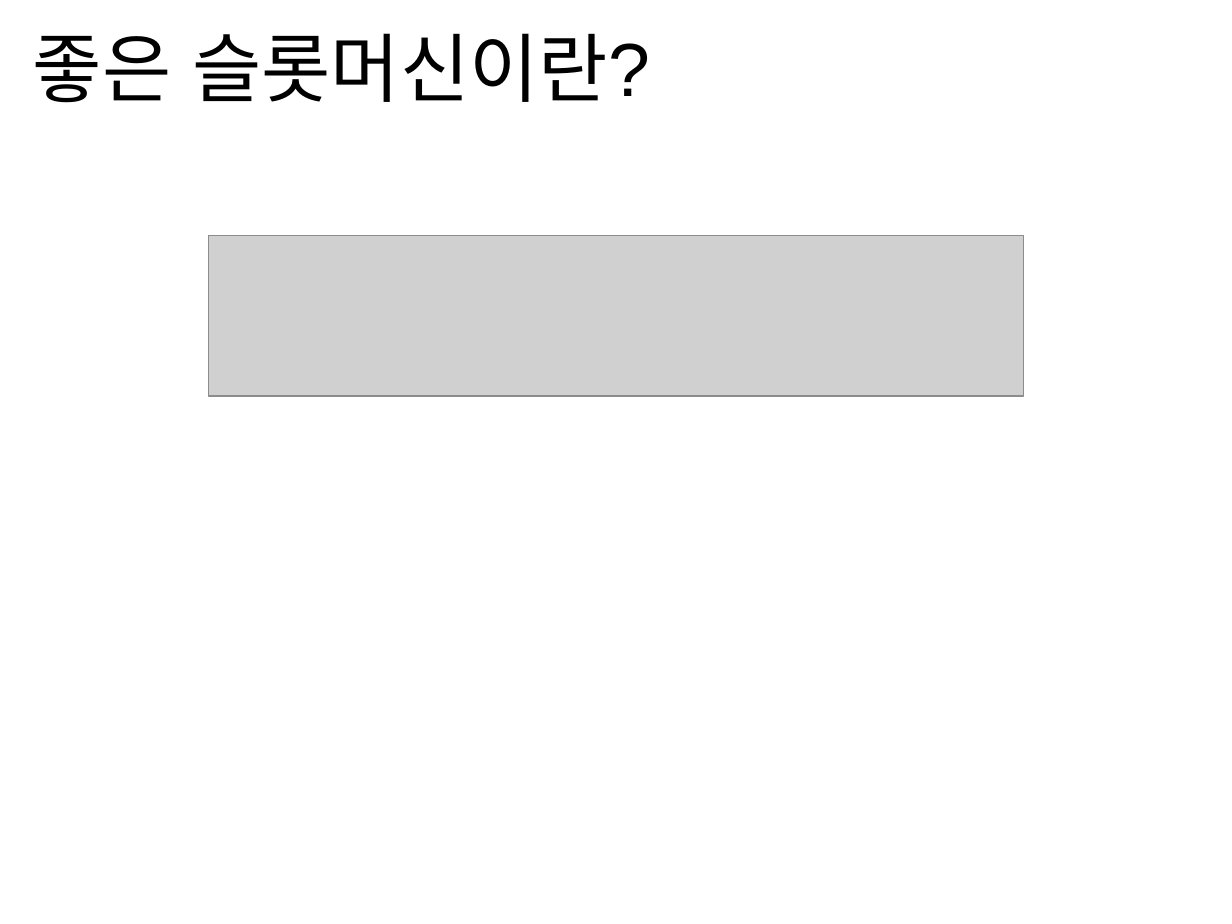
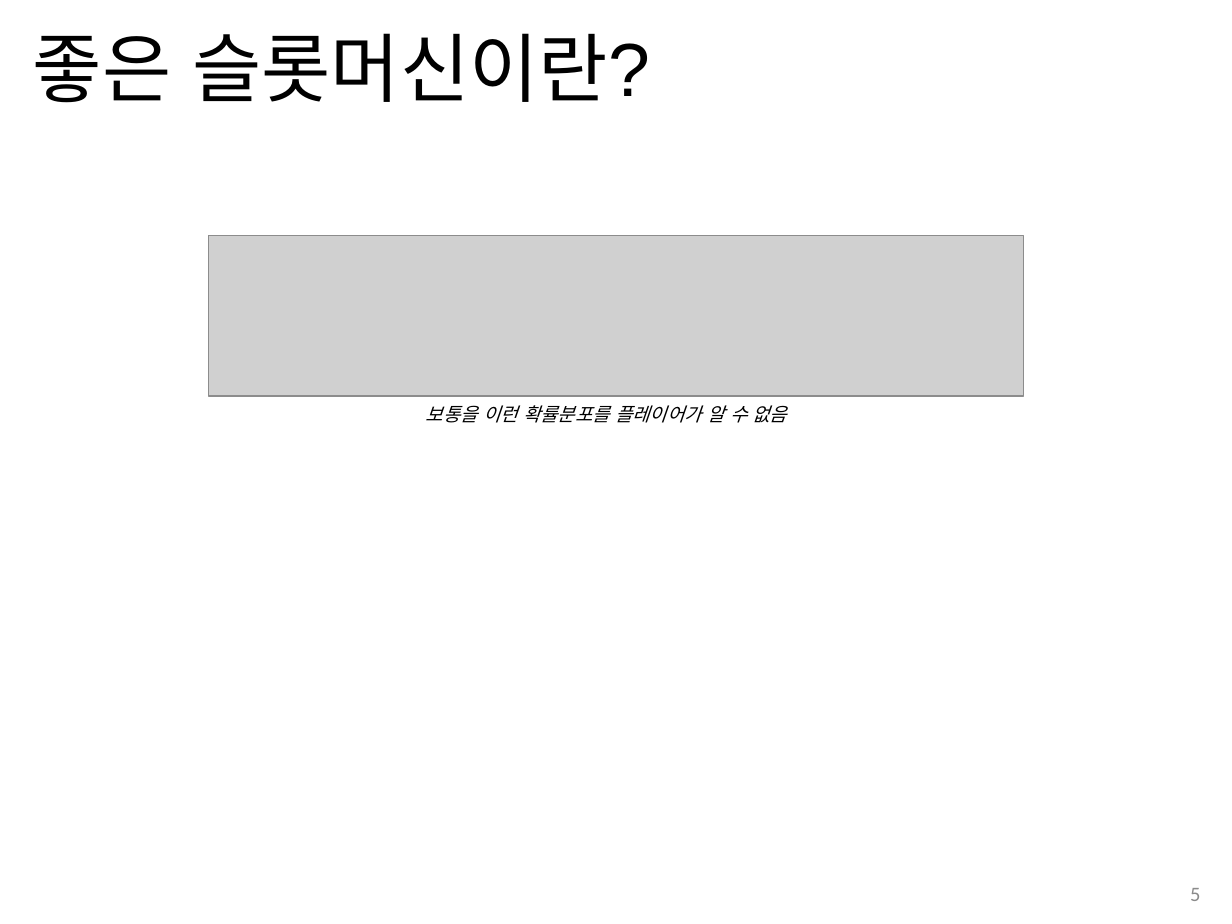
Before and after one commit to jhahncs/Class-Reinforcement-Learning, a slide deck: slide 5 of slides/강화학습_ch1_벤디트문제.pptx. Drawn at 1232x924 pixels with LibreOffice and Linux fonts; fonts in the diff are those of the drawing; grey boxes stand for pictures. Boxes give left, top, right and bottom in pixels: in the first picture for what was removed or moved away, otherwise in the second. Text is boxed around its words. In the diff, an @@ line names an element or a change of style, - is before the commit and + after.

```diff
--- a/slides/강화학습_ch1_벤디트문제.pptx
+++ b/slides/강화학습_ch1_벤디트문제.pptx
@@ text added at [426, 405, 788, 423], 11 pt, text #000000, italic @@
+보통을 이런 확률분포를 플레이어가 알 수 없음
@@ page number added at [1190, 888, 1200, 901], 12 pt, text #8C8C8C @@
+5
```
Also in this commit, not shown: 16 other slides changed, 8 slides added, 1 other file.
